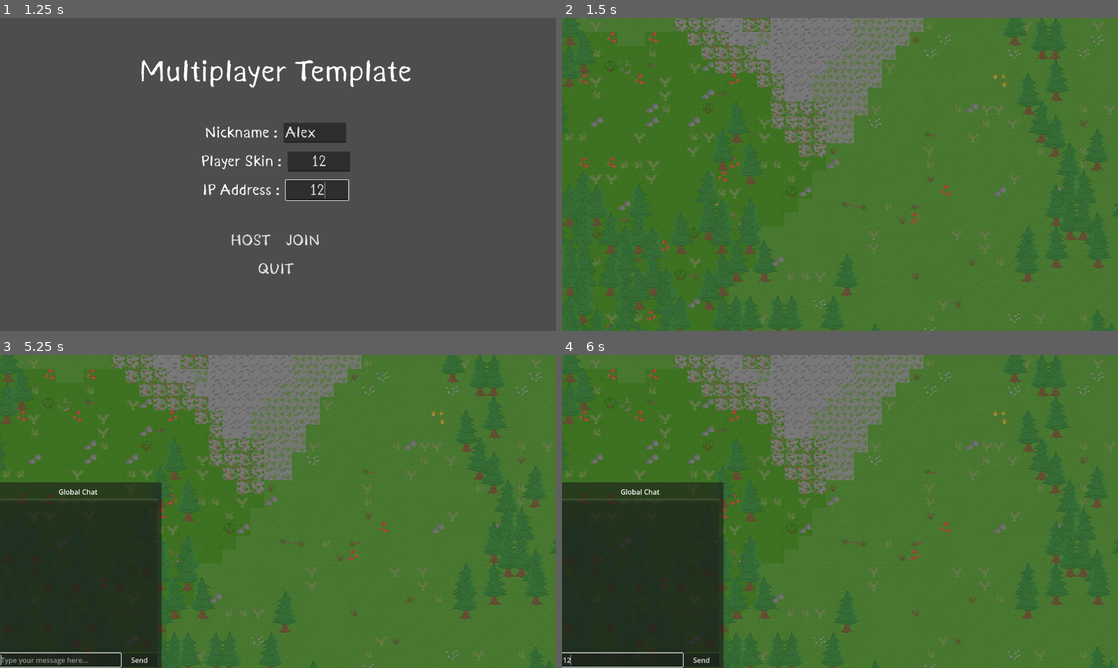
Above: before the commit, frames 1-4 (two rows, left to right).
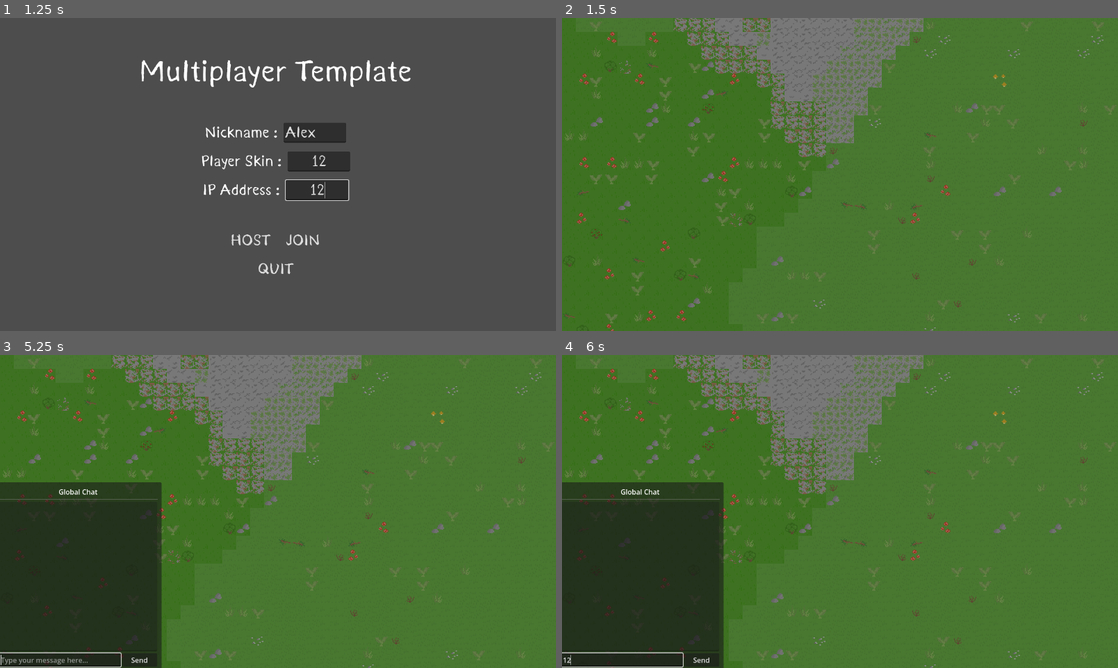
Above: after the commit, the same moments.

Repository: darthchicken4/MultiSurvivor
Game: Godot game, scene res://scenes/level/level.tscn
Same seed, same stepped clock (60 frames per second), same inputs: the game is played once before the commit and once after it.
Inputs (mouse positions are in pixels of both pictures, inside the frame that each line leads up to):
- Up to frame 1 (1.25 s): click (316, 133) at 0.52 s; type "Alex" at 0.6 s; click (316, 161) at 0.75 s; type "12" at 0.83 s; click (316, 190) at 0.98 s; type "12" at 1.07 s
- Up to frame 2 (1.5 s): click "HOST" at 1.25 s
- Up to frame 3 (5.25 s): tap Enter at 2, 3.5, 3.6, 5 s; move the mouse to (400, 495) at 2.02 s; hold D (move_right) 2.03-2.75 s; hold Shift (shift) 2.03-2.75 s; click (400, 495) at 2.17 s; tap Space at 2.75, 4.25 s; drag from (166, 527) to (250, 574) at 2.77 s; move the mouse to (333, 442) at 3.52 s; hold D (move_right) 3.53-4.25 s; click (333, 442) at 3.67 s; drag from (250, 574) to (111, 464) at 4.27 s; move the mouse to (444, 558) at 5.02 s; hold A (move_left) from 5.03 s (still down); hold / (toggle_chat) from 5.03 s (still down); click (444, 558) at 5.17 s
- Up to frame 4 (6 s): release A (move_left) at 5.75 s; release / (toggle_chat) at 5.75 s; click (623, 658) at 5.77 s; type "12" at 5.85 s

Frame 1 is identical in both runs. In frame 2, 3.2% of the frame differs, in the area x 0-100%, y 0-100%; in frame 3, 2.1%; in frame 4, 2.1%.

Commit message:
slop_branch_commit

Diff:
--- a/Godot2DSurvivalMultiplayer/scenes/level/level.tscn
+++ b/Godot2DSurvivalMultiplayer/scenes/level/level.tscn
@@ -1,7 +1,7 @@
 [gd_scene format=3 uid="uid://dugaivbj1o66n"]
 
 [ext_resource type="Script" uid="uid://d0dgljwwl463n" path="res://scripts/level.gd" id="1_e1sh7"]
-[ext_resource type="PackedScene" uid="uid://cffjduipbb3s5" path="res://scenes/level/player.tscn" id="1_uvcbi"]
+[ext_resource type="PackedScene" uid="uid://cffjduipbb3s5" path="res://scenes/player/player.tscn" id="1_uvcbi"]
 [ext_resource type="Texture2D" uid="uid://cndx4v8bs78fa" path="res://assets/tilemaps/terraintiles.png" id="3_wcngd"]
 [ext_resource type="PackedScene" uid="uid://bclq8vh1x2goy" path="res://scenes/ui/inventory_ui.tscn" id="4_x8g2h"]
 [ext_resource type="Script" uid="uid://csr7r2f8r48b0" path="res://tile_map.gd" id="4_xv074"]
--- a/Godot2DSurvivalMultiplayer/scenes/level/tree.tscn
+++ b/Godot2DSurvivalMultiplayer/scenes/level/tree.tscn
@@ -1,6 +1,7 @@
 [gd_scene format=3 uid="uid://1p1ftsastub6"]
 
-[ext_resource type="Texture2D" uid="uid://d8rf347yatpo" path="res://assets/sprites/tree.png" id="1_eqwtg"]
+[ext_resource type="Texture2D" uid="uid://d8rf347yatpo" path="res://assets/sprites/env/tree.png" id="1_eqwtg"]
+
 
 [sub_resource type="SpriteFrames" id="SpriteFrames_gk3pd"]
 animations = [{
--- a/Godot2DSurvivalMultiplayer/scenes/level/player.tscn
+++ b/Godot2DSurvivalMultiplayer/scenes/player/player.tscn
@@ -1,9 +1,10 @@
 [gd_scene format=3 uid="uid://cffjduipbb3s5"]
 
 [ext_resource type="Script" uid="uid://c2si8gkbnde0c" path="res://scripts/player.gd" id="1_tdh26"]
-[ext_resource type="Texture2D" uid="uid://dypxgovhsop3l" path="res://assets/sprites/starterplayerwalk.png" id="2_7h6ip"]
-[ext_resource type="Texture2D" uid="uid://b50ow623it0eq" path="res://assets/sprites/idle.png" id="2_eaoru"]
+[ext_resource type="Texture2D" uid="uid://dypxgovhsop3l" path="res://assets/sprites/ent/starterplayerwalk.png" id="2_7h6ip"]
+[ext_resource type="Texture2D" uid="uid://b50ow623it0eq" path="res://assets/sprites/ent/idle.png" id="2_eaoru"]
 [ext_resource type="Script" uid="uid://cwt0vfbhggv5n" path="res://scenes/level/camera_2d.gd" id="2_f33sr"]
+
 
 [sub_resource type="CircleShape2D" id="CircleShape2D_7h6ip"]
 
--- /dev/null
+++ b/Godot2DSurvivalMultiplayer/scenes/player/right_click_menu.gd
@@ -0,0 +1,23 @@
+extends Control
+
+# Reference your existing menu container
+@onready var menu_panel = $MarginContainer
+@export var option1 :bool
+@export var option2 :bool
+@export var option3 :bool
+
+func _ready() -> void:
+	# Ensure the menu is hidden initially
+	menu_panel.visible = false
+
+func _unhandled_input(event: InputEvent) -> void:
+	# Check if the event is a mouse button click
+	if event is InputEventMouseButton:
+		if event.button_index == MOUSE_BUTTON_RIGHT and event.pressed:
+			# Show the menu at the current mouse global position
+			menu_panel.global_position = get_global_mouse_position()
+			menu_panel.visible = true
+
+		# Optional: Hide menu if clicking somewhere else (left click)
+		elif event.button_index == MOUSE_BUTTON_LEFT and event.pressed:
+			menu_panel.visible = false
--- /dev/null
+++ b/Godot2DSurvivalMultiplayer/scenes/player/right_click_menu.tscn
@@ -0,0 +1,49 @@
+[gd_scene format=3 uid="uid://dg7qilsu6vas0"]
+
+[ext_resource type="Script" uid="uid://dagvpoahwb4c5" path="res://scenes/player/right_click_menu.gd" id="1_htcmi"]
+
+[node name="RightClickMenu" type="Control" unique_id=1951577224]
+layout_mode = 3
+anchors_preset = 15
+anchor_right = 1.0
+anchor_bottom = 1.0
+offset_right = -1137.0
+offset_bottom = -658.0
+grow_horizontal = 2
+grow_vertical = 2
+script = ExtResource("1_htcmi")
+
+[node name="MarginContainer" type="MarginContainer" parent="." unique_id=1760651601]
+layout_mode = 1
+anchors_preset = 15
+anchor_right = 1.0
+anchor_bottom = 1.0
+grow_horizontal = 2
+grow_vertical = 2
+
+[node name="ColorRect" type="ColorRect" parent="MarginContainer" unique_id=1135699683]
+layout_mode = 2
+
+[node name="VBoxContainer" type="VBoxContainer" parent="MarginContainer/ColorRect" unique_id=928150701]
+layout_mode = 1
+anchors_preset = 15
+anchor_right = 1.0
+anchor_bottom = 1.0
+grow_horizontal = 2
+grow_vertical = 2
+
+[node name="Button" type="Button" parent="MarginContainer/ColorRect/VBoxContainer" unique_id=735242595]
+layout_mode = 2
+theme_override_font_sizes/font_size = 6
+text = "attack"
+
+[node name="Button2" type="Button" parent="MarginContainer/ColorRect/VBoxContainer" unique_id=569053563]
+layout_mode = 2
+theme_override_font_sizes/font_size = 6
+text = "interact
+"
+
+[node name="Button3" type="Button" parent="MarginContainer/ColorRect/VBoxContainer" unique_id=53644355]
+layout_mode = 2
+theme_override_font_sizes/font_size = 6
+text = "walk to "
--- /dev/null
+++ b/Godot2DSurvivalMultiplayer/scenes/zombie/zombie.gd
@@ -0,0 +1 @@
+extends RigidBody2D
--- /dev/null
+++ b/Godot2DSurvivalMultiplayer/scenes/zombie/zombie.tscn
@@ -0,0 +1,68 @@
+[gd_scene format=3 uid="uid://bahabkjx151cw"]
+
+[ext_resource type="Script" uid="uid://bgy2l7e0qpt2n" path="res://scenes/zombie/zombie.gd" id="1_ncyl7"]
+[ext_resource type="Texture2D" uid="uid://cm54ouy3j62ae" path="res://assets/sprites/ent/starterzombiewalk.png" id="1_nlave"]
+
+[sub_resource type="CapsuleShape2D" id="CapsuleShape2D_ncyl7"]
+radius = 5.0
+height = 18.0
+
+[sub_resource type="RectangleShape2D" id="RectangleShape2D_nlave"]
+size = Vector2(28, 33)
+
+[sub_resource type="AtlasTexture" id="AtlasTexture_6mvc3"]
+atlas = ExtResource("1_nlave")
+region = Rect2(32, 0, 32, 32)
+
+[sub_resource type="AtlasTexture" id="AtlasTexture_r1l86"]
+atlas = ExtResource("1_nlave")
+region = Rect2(0, 0, 32, 32)
+
+[sub_resource type="AtlasTexture" id="AtlasTexture_rovuw"]
+atlas = ExtResource("1_nlave")
+region = Rect2(0, 32, 32, 32)
+
+[sub_resource type="SpriteFrames" id="SpriteFrames_d2kyw"]
+animations = [{
+"frames": [{
+"duration": 1.0,
+"texture": SubResource("AtlasTexture_6mvc3")
+}, {
+"duration": 1.0,
+"texture": SubResource("AtlasTexture_r1l86")
+}, {
+"duration": 1.0,
+"texture": SubResource("AtlasTexture_rovuw")
+}],
+"loop": true,
+"name": &"default",
+"speed": 3.0
+}]
+
+[sub_resource type="SceneReplicationConfig" id="SceneReplicationConfig_ncyl7"]
+properties/0/path = NodePath(".:position")
+properties/0/spawn = true
+properties/0/replication_mode = 1
+properties/1/path = NodePath("AnimatedSprite2D:animation")
+properties/1/spawn = true
+properties/1/replication_mode = 1
+
+[node name="zombie" type="RigidBody2D" unique_id=2019172065]
+script = ExtResource("1_ncyl7")
+
+[node name="CollisionShape2D" type="CollisionShape2D" parent="." unique_id=1161358289]
+shape = SubResource("CapsuleShape2D_ncyl7")
+
+[node name="Area2D" type="Area2D" parent="." unique_id=1386042921]
+
+[node name="CollisionShape2D" type="CollisionShape2D" parent="Area2D" unique_id=1296146217]
+position = Vector2(0, -10)
+shape = SubResource("RectangleShape2D_nlave")
+debug_color = Color(0.92041546, 0.17519557, 0.55336773, 0.41960785)
+
+[node name="AnimatedSprite2D" type="AnimatedSprite2D" parent="." unique_id=1766827081]
+sprite_frames = SubResource("SpriteFrames_d2kyw")
+frame_progress = 0.5439438
+
+[node name="MultiplayerSynchronizer" type="MultiplayerSynchronizer" parent="." unique_id=1859516564]
+replication_config = SubResource("SceneReplicationConfig_ncyl7")
Not shown, changed: Godot2DSurvivalMultiplayer/assets/fonts/Kurland.ttf.import
Renamed: Godot2DSurvivalMultiplayer/assets/sprites/idle.png -> Godot2DSurvivalMultiplayer/assets/sprites/ent/idle.png
Not shown, added: Godot2DSurvivalMultiplayer/assets/sprites/ent/idle.png.import
Renamed: Godot2DSurvivalMultiplayer/assets/sprites/starterplayerwalk.png -> Godot2DSurvivalMultiplayer/assets/sprites/ent/starterplayerwalk.png
Not shown, changed: Godot2DSurvivalMultiplayer/assets/sprites/ent/starterplayerwalk.png.import
Binary file added: Godot2DSurvivalMultiplayer/assets/sprites/ent/starterzombiewalk.png
Not shown, changed: Godot2DSurvivalMultiplayer/assets/sprites/ent/starterzombiewalk.png.import
Not shown, changed: Godot2DSurvivalMultiplayer/icon.png.import
Not shown, added: Godot2DSurvivalMultiplayer/scenes/player/right_click_menu.gd.uid
Not shown, added: Godot2DSurvivalMultiplayer/scenes/zombie/zombie.gd.uid
